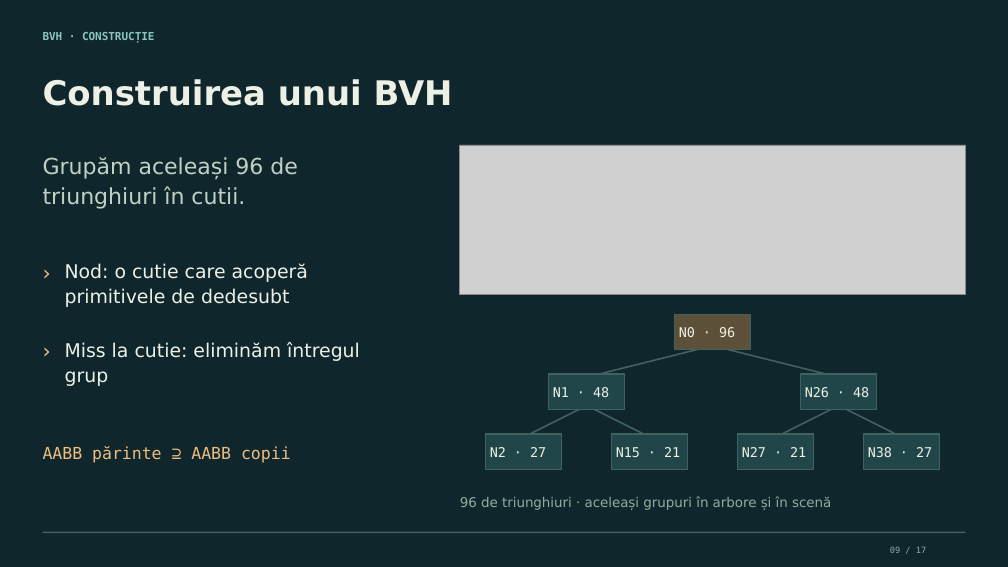
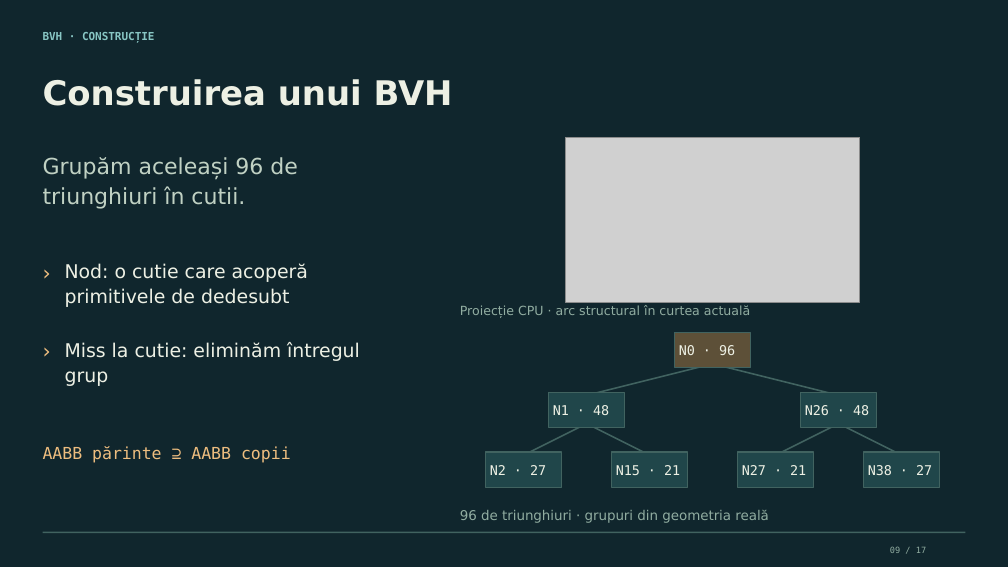
Before and after one commit to mucel29/pgapi-presentation, a slide deck: slide 9 of output/raytracing.pptx. Drawn at 1008x567 pixels with LibreOffice and Linux fonts; fonts in the diff are those of the drawing; grey boxes stand for pictures. Boxes give left, top, right and bottom in pixels: in the first picture for what was removed or moved away, otherwise in the second. Text is boxed around its words. In the diff, an @@ line names an element or a change of style, - is before the commit and + after.

```diff
--- a/output/raytracing.pptx
+++ b/output/raytracing.pptx
@@ picture: place and size @@
-picture at [460, 145, 966, 295]
+picture at [566, 137, 860, 302]
@@ text added at [460, 305, 750, 318], 12 pt, text #91ADA1 @@
+Proiecție CPU · arc structural în curtea actuală
@@ line removed from (713, 346) to (587, 377) @@
@@ line moved from (713, 346) - (839, 377) to (713, 364) - (587, 395) @@
@@ line moved from (587, 405) - (524, 437) to (713, 364) - (839, 395) @@
@@ line moved from (587, 405) - (650, 437) to (587, 423) - (524, 455) @@
@@ line moved from (839, 405) - (776, 437) to (587, 423) - (650, 455) @@
@@ line moved from (839, 405) - (902, 437) to (839, 423) - (776, 455) @@
@@ line added from (839, 423) to (902, 455), #416360 1.5 pt @@
@@ 7 texts, 7 rectangles: place and size @@
-7 texts, 7 rectangles at [486, 315, 940, 470]
+7 texts, 7 rectangles at [486, 333, 940, 488]
@@ text at [460, 510, 769, 523]: text changed @@
-96 de triunghiuri · aceleași grupuri în arbore și în scenă
+96 de triunghiuri · grupuri din geometria reală
```
Also in this commit, not shown: 7 other slides changed, 22 other files.
